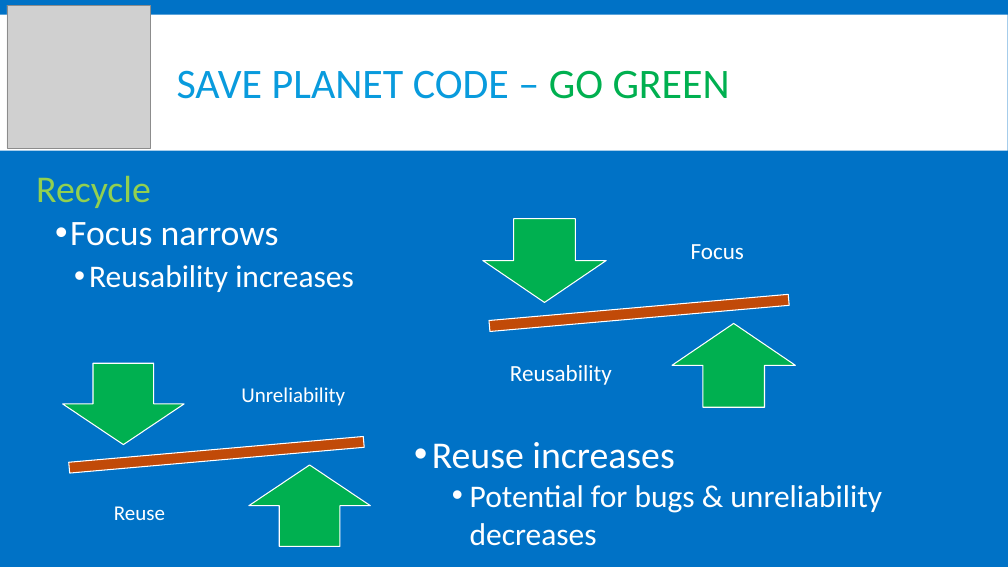
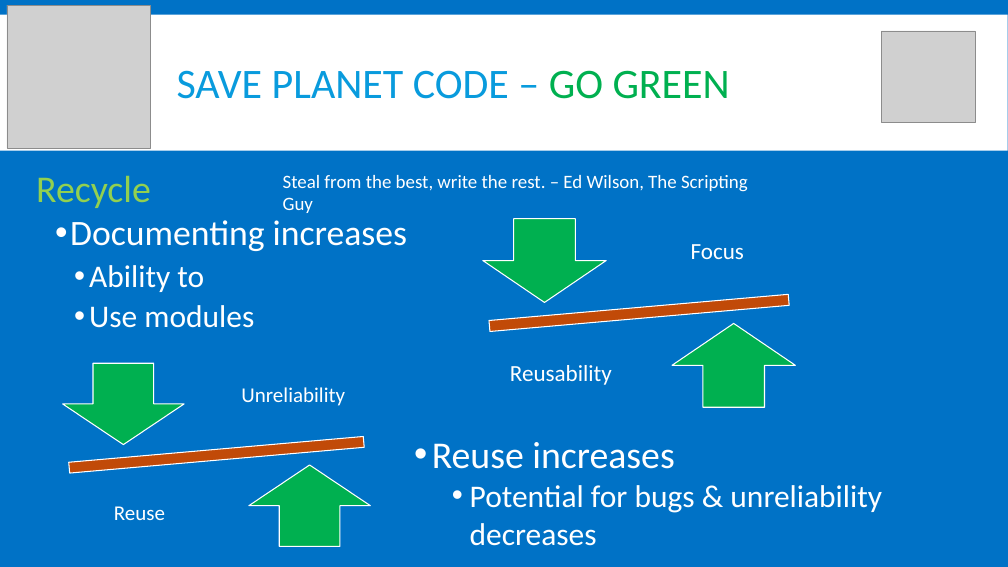
Before and after one commit to powershellorguk/Scotland, a slide deck: slide 36 of 2017/June/Coding For Strangers.pptx (slide 9 before the commit). Drawn at 1008x567 pixels with LibreOffice and Linux fonts; fonts in the diff are those of the drawing; grey boxes stand for pictures. Boxes give left, top, right and bottom in pixels: in the first picture for what was removed or moved away, otherwise in the second. Text is boxed around its words. In the diff, an @@ line names an element or a change of style, - is before the commit and + after.

```diff
--- a/2017/June/Coding For Strangers.pptx
+++ b/2017/June/Coding For Strangers.pptx
@@ picture added at (882, 31, 975, 123) @@
@@ text added at (283, 175, 748, 213), 18 pt, text #FFFFFF @@
+Steal from the best, write the rest. – Ed Wilson, The Scripting Guy
@@ text at (70, 220, 407, 328): text changed; size 30 to 34 pt @@
-  • Focus narrows
-    • Reusability increases
+  • Documenting increases
+    • Ability to
+    • Use modules
```
Also in this commit, not shown: 6 other slides changed, 13 slides added, 4 slides removed, 1 other file.
